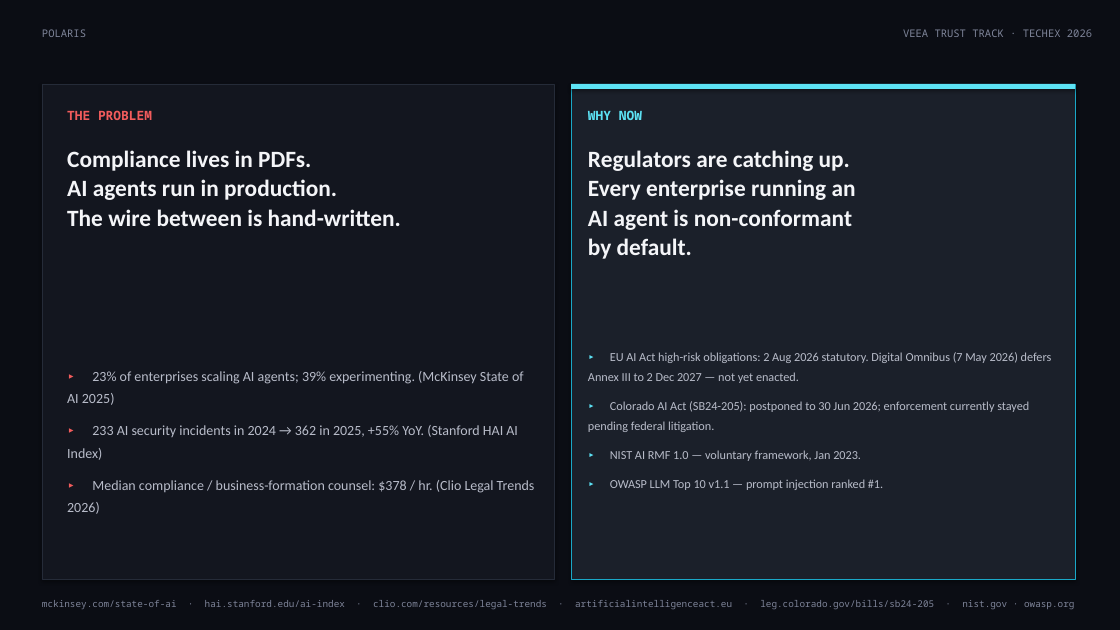
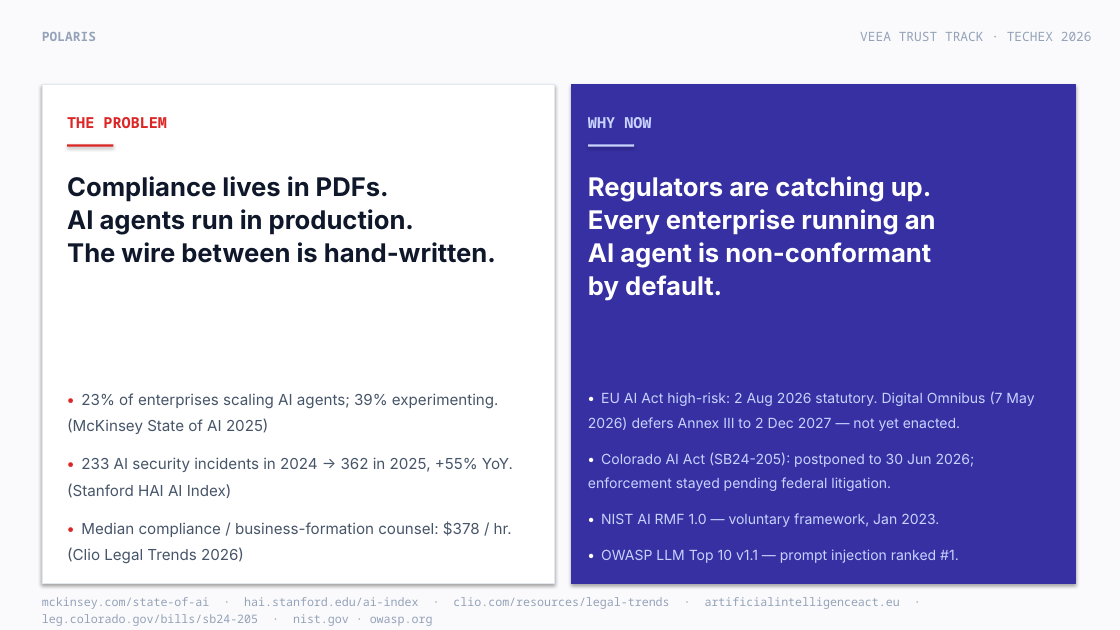
Before and after one commit to seekerPrice/polaris, a slide deck: slide 4 of docs/PITCH_DECK.pptx. Drawn at 1120x630 pixels with LibreOffice and Linux fonts; fonts in the diff are those of the drawing. Boxes give left, top, right and bottom in pixels: in the first picture for what was removed or moved away, otherwise in the second. Text is boxed around its words. In the diff, an @@ line names an element or a change of style, - is before the commit and + after.

```diff
--- a/docs/PITCH_DECK.pptx
+++ b/docs/PITCH_DECK.pptx
@@ background #0B0D14 to #FAFAFC @@
@@ text "POLARIS" at (x1=42, y1=32, x2=96, y2=41): size 9 to 11 pt, text colour #7E8499 to #94A3B8, bold on; line spacing 1.15 to 1.2 @@
@@ text "VEEA TRUST TRACK · TECHEX ..." moved from (x1=903, y1=29, x2=1092, y2=37) to (x1=860, y1=32, x2=1092, y2=41) @@
@@ text "VEEA TRUST TRACK · TECHEX ..." at (x1=860, y1=32, x2=1092, y2=41): size 9 to 11 pt, text colour #7E8499 to #94A3B8; line spacing 1.15 to 1.2 @@
@@ rectangle resized from (x1=42, y1=84, x2=555, y2=580) to (x1=42, y1=84, x2=555, y2=584) @@
@@ rectangle at (x1=42, y1=84, x2=555, y2=584): fill #13161F to #FFFFFF; outline #252B38 0.75 pt to #E2E8F0 0.5 pt @@
@@ rectangle resized from (x1=571, y1=84, x2=1075, y2=580) to (x1=571, y1=84, x2=1075, y2=584) @@
@@ rectangle at (x1=571, y1=84, x2=1075, y2=584): fill #1B202A to #3730A3; outline #1AA8C7 0.75 pt to #3730A3 0.5 pt @@
@@ rectangle removed at (x1=571, y1=84, x2=1075, y2=89) @@
@@ text "THE PROBLEM" at (x1=67, y1=117, x2=167, y2=128): size 11 to 13 pt, text colour #F25C5C to #DC2626; line spacing 1.15 to 1.2 @@
@@ text "WHY NOW" at (x1=588, y1=117, x2=651, y2=128): size 11 to 13 pt, text colour #5DE3F5 to #C7D2FE; line spacing 1.15 to 1.2 @@
@@ rectangle added at (x1=67, y1=145, x2=113, y2=147), fill #DC2626 @@
@@ rectangle added at (x1=588, y1=145, x2=634, y2=147), fill #C7D2FE @@
@@ text "Compliance lives in PDFs." moved from (x1=67, y1=150, x2=401, y2=226) to (x1=67, y1=176, x2=496, y2=263) @@
@@ text "Compliance lives in PDFs." at (x1=67, y1=176, x2=496, y2=263): size 20 to 22 pt, font Calibri to Inter, text colour #F4F5F8 to #0F172A; line spacing 1.05 to 1.08 @@
@@ text "Regulators are catching up." moved from (x1=588, y1=150, x2=856, y2=259) to (x1=588, y1=176, x2=936, y2=301) @@
@@ text "Regulators are catching up." at (x1=588, y1=176, x2=936, y2=301): size 20 to 22 pt, font Calibri to Inter, text colour #F4F5F8 to #FFFFFF; line spacing 1.05 to 1.08 @@
@@ text at (x1=67, y1=393, x2=513, y2=563): text changed; size 12 to 13 pt; font Calibri to Inter; text colour #B8BCC9 to #475569 @@
-▸ 23% of enterprises scaling AI agents; 39% experimenting. (McKinsey State of AI 2025)
-▸ 233 AI security incidents in 2024 → 362 in 2025, +55% YoY. (Stanford HAI AI Index)
-▸ Median compliance / business-formation counsel: $378 / hr. (Clio Legal Trends 2026)
+• 23% of enterprises scaling AI agents; 39% experimenting. (McKinsey State of AI 2025)
+• 233 AI security incidents in 2024 → 362 in 2025, +55% YoY. (Stanford HAI AI Index)
+• Median compliance / business-formation counsel: $378 / hr. (Clio Legal Trends 2026)
@@ text at (x1=588, y1=391, x2=1034, y2=563): text changed; size 10.5 to 12 pt; font Calibri to Inter; text colour #B8BCC9 to #C7D2FE @@
-▸ EU AI Act high-risk obligations: 2 Aug 2026 statutory. Digital Omnibus (7 May 2026) defers Annex III to 2 Dec 2027 — not yet enacted.
-▸ Colorado AI Act (SB24-205): postponed to 30 Jun 2026; enforcement currently stayed pending federal litigation.
-▸ NIST AI RMF 1.0 — voluntary framework, Jan 2023.
-▸ OWASP LLM Top 10 v1.1 — prompt injection ranked #1.
+• EU AI Act high-risk: 2 Aug 2026 statutory. Digital Omnibus (7 May 2026) defers Annex III to 2 Dec 2027 — not yet enacted.
+• Colorado AI Act (SB24-205): postponed to 30 Jun 2026; enforcement stayed pending federal litigation.
+• NIST AI RMF 1.0 — voluntary framework, Jan 2023.
+• OWASP LLM Top 10 v1.1 — prompt injection ranked #1.
@@ text "mckinsey.com/state-of-ai · hai.stanford.edu/ai-index · clio. ..." at (x1=42, y1=597, x2=433, y2=626): size 8 to 10 pt, text colour #7E8499 to #94A3B8; line spacing 1.15 to 1.2 @@
```
Also in this commit, not shown: 17 other slides changed, 7 other files.
